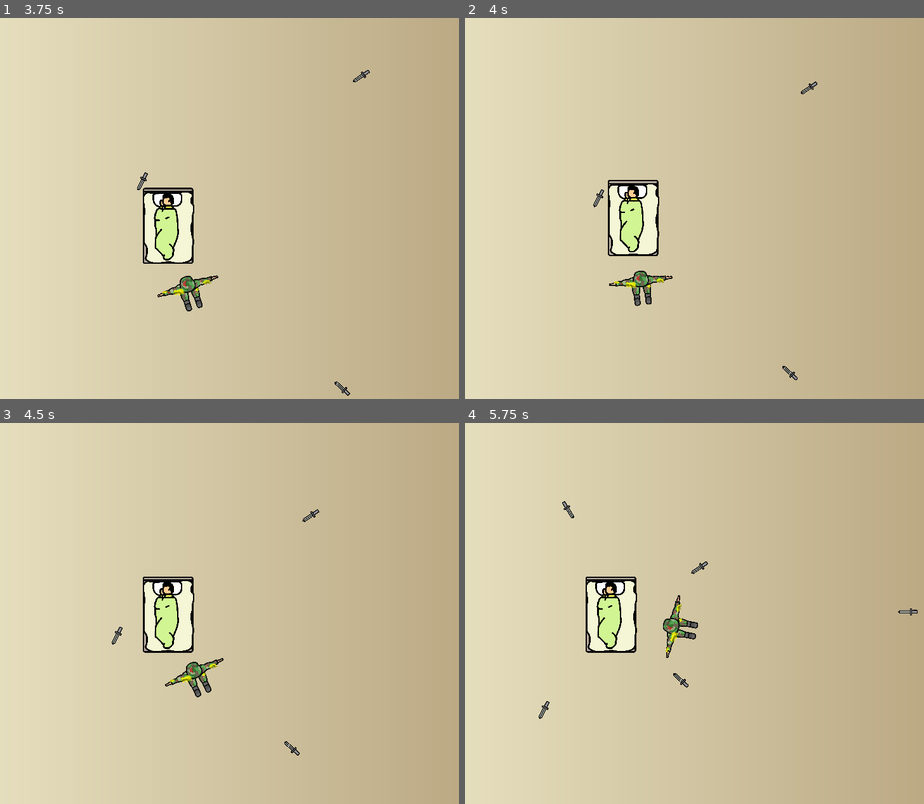
Above: before the commit, frames 1-4 (two rows, left to right).
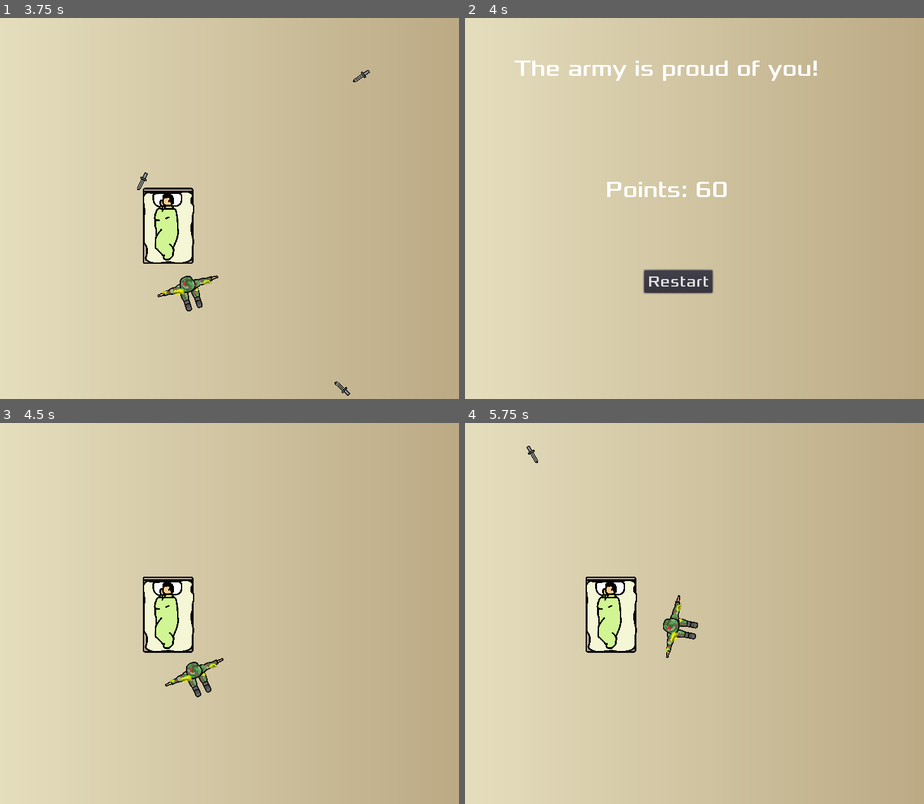
Above: after the commit, the same moments.

Repository: honoriocassiano/the-silent-protector-simulator
Game: Godot game, scene res://Main.tscn
Same seed, same stepped clock (60 frames per second), same inputs: the game is played once before the commit and once after it.
Inputs (mouse positions are in pixels of both pictures, inside the frame that each line leads up to):
- Up to frame 1 (3.75 s): click "Start" at 0.5 s; move the mouse to (316, 189) at 1.27 s; hold Right (move_right) 1.28-2.03 s; move the mouse to (105, 227) at 2.02 s; hold Down (move_down) 2.03-2.78 s; move the mouse to (257, 124) at 2.77 s; hold Right (move_right) 2.78-3.53 s; move the mouse to (179, 284) at 3.52 s; hold Up (move_up) from 3.53 s (still down)
- Up to frame 2 (4 s): keep holding Up (move_up)
- Up to frame 3 (4.5 s): release Up (move_up) at 4.25 s; click (211, 685) at 4.25 s, where only the run after the commit has a clickable "Restart"
- Up to frame 4 (5.75 s): move the mouse to (823, 670) at 5.02 s; hold Left (move_left) from 5.03 s (still down)

Frame 1 is identical in both runs. In frame 2, 4.7% of the frame differs, in the area x 10-77%, y 11-96%; in frame 3, 0.1%; in frame 4, 0.3%.

Commit message:
Add collisions to detect game over

Diff:
--- a/Bed.gd
+++ b/Bed.gd
@@ -3,7 +3,7 @@
 export var speed = 50
 var screen_size
 
-signal position_ready(pos)
+signal game_over()
 
 func start():
 	# Show when game starts
@@ -50,3 +50,10 @@
 					   screen_size.x - soldier_distance)
 	position.y = clamp(position.y, 0 + soldier_distance,
 					   screen_size.y - soldier_distance)
+
+
+func _on_Area2D_body_entered(body):
+
+	body.queue_free()
+
+	emit_signal("game_over")
--- a/Bed.tscn
+++ b/Bed.tscn
@@ -7,6 +7,7 @@
 extents = Vector2( 40.187, 60.0331 )
 
 [node name="Area2D" type="Area2D"]
+collision_mask = 2
 script = ExtResource( 1 )
 
 [node name="CollisionShape2D" type="CollisionShape2D" parent="."]
@@ -16,3 +17,4 @@
 position = Vector2( 0.297, -0.015 )
 scale = Vector2( 0.08, 0.08 )
 texture = ExtResource( 2 )
+[connection signal="body_entered" from="." to="." method="_on_Area2D_body_entered"]
--- a/HUD.gd
+++ b/HUD.gd
@@ -21,7 +21,7 @@
 			return messageByMinPoints[1]
 
 
-func _end_game(points):
+func end_game(points):
 	$StartScreen.hide()
 	$EndScreen.show()
 
--- a/Main.gd
+++ b/Main.gd
@@ -17,7 +17,7 @@
 #func _process(delta):
 #	pass
 
-func new_game():
+func _new_game():
 
 	$Bed.start()
 	$Soldier.start()
@@ -68,4 +68,24 @@
 
 func _on_HUD_start_game():
 
-	new_game()
+	_new_game()
+
+
+func _end_game():
+
+#	TODO Count the points
+	var points = 60
+
+	$ShootSpawnTimer.stop()
+
+#	Delete all the shoots that still active
+	get_tree().call_group("shoots", "queue_free")
+
+	$Bed.hide()
+	$Soldier.hide()
+
+	$HUD.end_game(points)
+
+
+func _on_Bed_game_over():
+	_end_game()
--- a/Main.tscn
+++ b/Main.tscn
@@ -54,4 +54,4 @@
 rotation = 0.00314968
 [connection signal="timeout" from="ShootSpawnTimer" to="." method="_on_ShootSpawnTimer_timeout"]
 [connection signal="start_game" from="HUD" to="." method="_on_HUD_start_game"]
-[connection signal="position_ready" from="Bed" to="." method="_on_Bed_position_ready"]
+[connection signal="game_over" from="Bed" to="." method="_on_Bed_game_over"]
--- a/Shoot.tscn
+++ b/Shoot.tscn
@@ -6,7 +6,9 @@
 [sub_resource type="RectangleShape2D" id=1]
 extents = Vector2( 2.98819, 15 )
 
-[node name="Area2D" type="RigidBody2D"]
+[node name="Area2D" type="RigidBody2D" groups=[
+"shoots",
+]]
 collision_layer = 2
 mass = 0.00102041
 gravity_scale = 0.0
